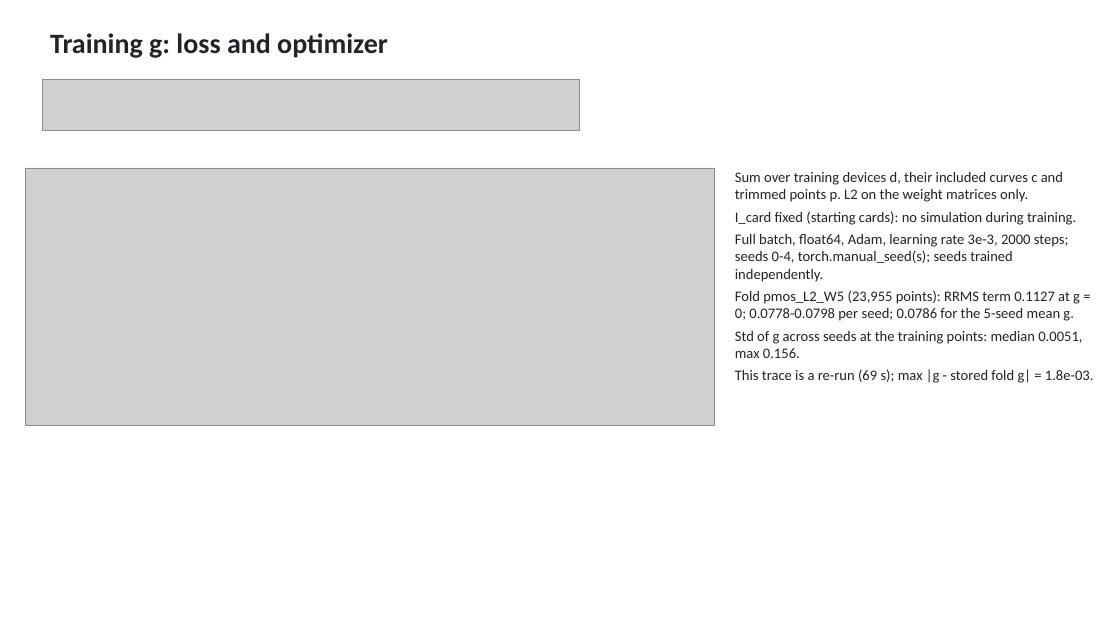
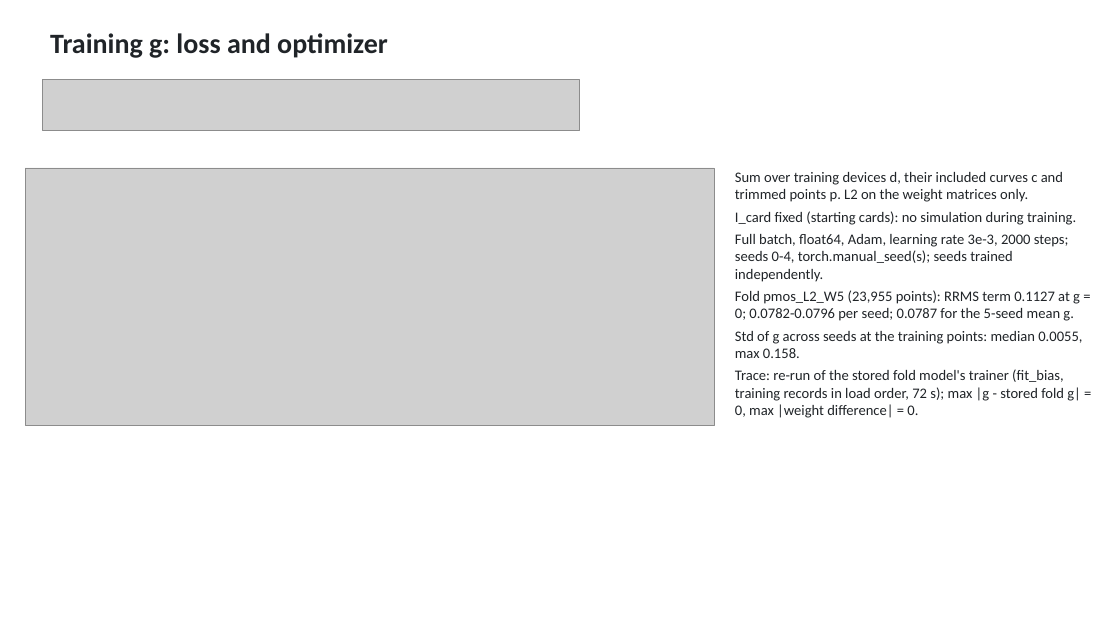
Before and after one commit to aaronw5/Cryo-Transistor-ML, a slide deck: slide 11 of slides/cryo_ml_mbias_real_data.pptx. Drawn at 1120x630 pixels with LibreOffice and Linux fonts; fonts in the diff are those of the drawing; grey boxes stand for pictures. Boxes give left, top, right and bottom in pixels: in the first picture for what was removed or moved away, otherwise in the second. Text is boxed around its words. In the diff, an @@ line names an element or a change of style, - is before the commit and + after.

```diff
--- a/slides/cryo_ml_mbias_real_data.pptx
+++ b/slides/cryo_ml_mbias_real_data.pptx
@@ text at <box>735,290,1082,418</box>: text changed @@
-Fold pmos_L2_W5 (23,955 points): RRMS term 0.1127 at g = 0; 0.0778-0.0798 per seed; 0.0786 for the 5-seed mean g.
-Std of g across seeds at the training points: median 0.0051, max 0.156.
-This trace is a re-run (69 s); max |g - stored fold g| = 1.8e-03.
+Fold pmos_L2_W5 (23,955 points): RRMS term 0.1127 at g = 0; 0.0782-0.0796 per seed; 0.0787 for the 5-seed mean g.
+Std of g across seeds at the training points: median 0.0055, max 0.158.
+Trace: re-run of the stored fold model's trainer (fit_bias, training records in load order, 72 s); max |g - stored fold g| = 0, max |weight difference| = 0.
```
Also in this commit, not shown: 5 other files.
